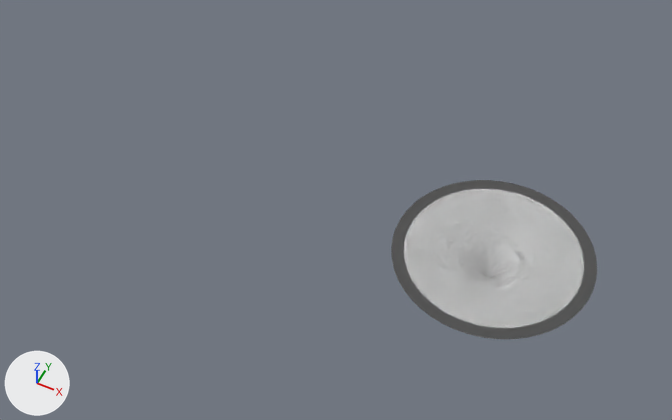
A saved change to the Blender file FX_WaterPortal.blend.
Both versions are drawn from a camera (50 mm lens) standing at (2.97, -14.47, 17.55) and looking at (-4.33, 0.14, -0.72). Lighting does not change. The marker at lower left points along +X, +Y and +Z. The older version comes first. Materials are left out; every surface is plain grey.

The scene before the commit, as lines of its bpy script (objects in view):
```python
me_cylinder = bpy.data.meshes.new('Cylinder')
me_cylinder.from_pydata(...)  # 816 vertices, 768 faces; spans x -2.47..2.47, y -2.47..2.47, z -1.0..0.0
me_cylinder.materials.append(mat_material)
me_cylinder_004 = bpy.data.meshes.new('Cylinder.004')
me_cylinder_004.from_pydata(...)  # 432 vertices, 384 faces; spans x -3.5..3.5, y -3.5..3.5, z 0.02
me_cylinder_004.materials.append(mat_material)
ob_waterportal_base = bpy.data.objects.new('WaterPortal_Base', me_cylinder)
ob_waterportal_base.location = (0.0, 0.0, 0.0)
ob_waterportal_edgelarge = bpy.data.objects.new('WaterPortal_EdgeLarge', me_cylinder_004)
ob_waterportal_edgelarge.location = (0.0, 0.0, 0.0)
ob_waterportal_edgelarge.hide_set(True)
```
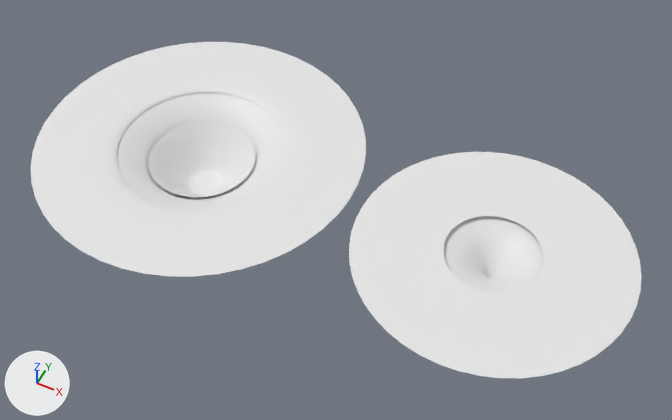
The newer file is also rescaled (x1.2) as a whole; pictures and numbers use the older file's frame.

Where the change shows, as pixel boxes (x1, y1, x2, y2) in the pictures (672 x 420 px):
'LavaPortal_EdgeLarge', added: after (31, 42, 366, 277)
'WaterPortal_EdgeLarge', shown: after (349, 152, 642, 378)
'LavaPortal_Base', added: after (117, 92, 283, 208)
'LavaPortal_BaseGlow', added: after (148, 122, 256, 198)
'WaterPortal_Base', unchanged, covered by the edit: before (391, 180, 597, 339); after (444, 216, 544, 294)

The change, as a diff of the scene's bpy script:
```diff
--- a/FX_WaterPortal.blend.py
+++ b/FX_WaterPortal.blend.py
@@ me_cylinder_014 @@
+me_cylinder_014.from_pydata(...)  # 240 vertices, 192 faces; spans x -5.34..5.34, y -5.34..5.34, z -0.03..0.04
@@ me_cylinder_012 @@
+me_cylinder_012.from_pydata(...)  # 288 vertices, 239 faces; spans x -1.75..1.75, y -1.75..1.75, z -1.72..-0.54
@@ me_cylinder_005 @@
+me_cylinder_005.from_pydata(...)  # 480 vertices, 432 faces; spans x -3.82..3.82, y -3.82..3.82, z -1.74..0.01
@@ ob_waterportal_edgelarge @@
 ob_waterportal_edgelarge.location = (0.0, 0.0, 0.0)
-ob_waterportal_edgelarge.hide_set(True)
@@ ob_lavaportal_edgelarge @@
+ob_lavaportal_edgelarge = bpy.data.objects.new('LavaPortal_EdgeLarge', me_cylinder_014)
+ob_lavaportal_edgelarge.location = (-8.33, 0.0, 0.0)
+ob_lavaportal_edgelarge.scale = (0.833, 0.833, 0.833)
@@ ob_lavaportal_baseglow @@
+ob_lavaportal_baseglow = bpy.data.objects.new('LavaPortal_BaseGlow', me_cylinder_012)
+ob_lavaportal_baseglow.location = (-8.33, 0.0, 0.0)
+ob_lavaportal_baseglow.scale = (0.833, 0.833, 0.833)
@@ ob_lavaportal_base @@
+ob_lavaportal_base = bpy.data.objects.new('LavaPortal_Base', me_cylinder_005)
+ob_lavaportal_base.location = (-8.33, 0.0, 0.0)
+ob_lavaportal_base.scale = (0.833, 0.833, 0.833)
```
